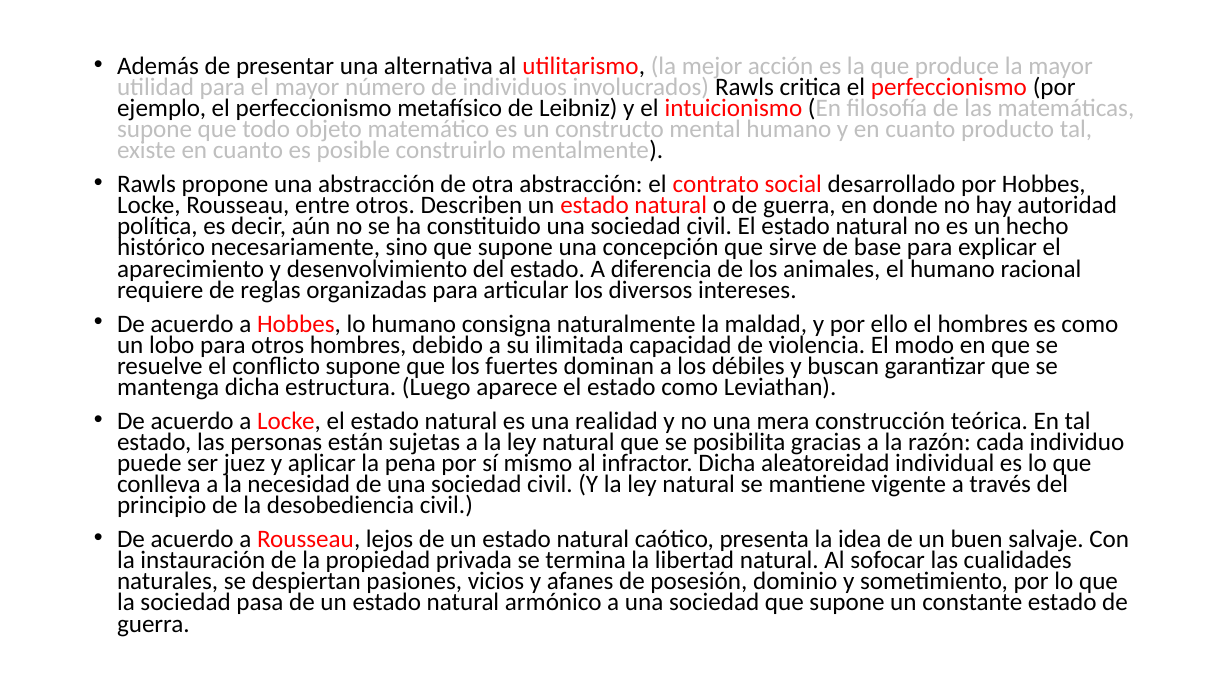
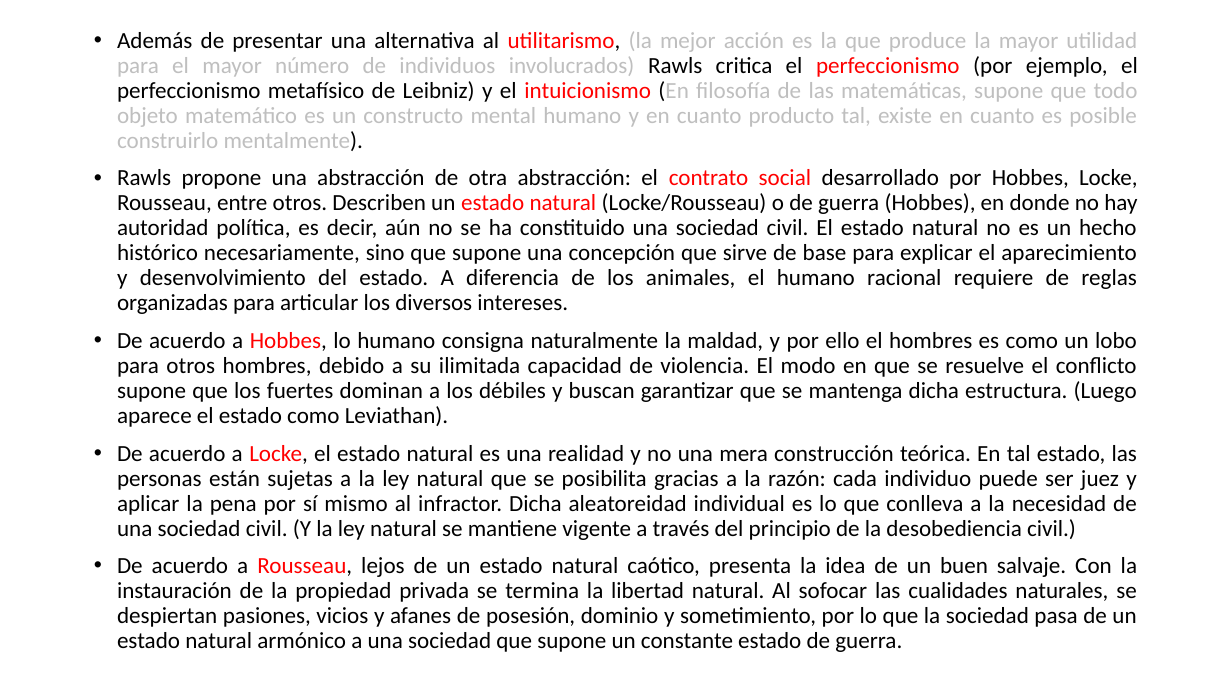
Before and after one commit to zaboltar/zaboltar.github.io, a slide deck: slide 3 of assets uarm/2019 sol-penscri-justfilpol/John Rawls - Justice as Fairness.pptx. Drawn at 1232x693 pixels with LibreOffice and Linux fonts; fonts in the diff are those of the drawing. Boxes give left, top, right and bottom in pixels: in the first picture for what was removed or moved away, otherwise in the second. Text is boxed around its words. In the diff, an @@ line names an element or a change of style, - is before the commit and + after.

Commit message:
rawls2

```diff
--- a/assets uarm/2019 sol-penscri-justfilpol/John Rawls - Justice as Fairness.pptx
+++ b/assets uarm/2019 sol-penscri-justfilpol/John Rawls - Justice as Fairness.pptx
@@ text "Además de presentar una alternativa ...": place and size @@
-text "Además de presentar una alternativa ..." at box(117, 56, 1135, 637)
+text "Además de presentar una alternativa ..." at box(117, 31, 1138, 652)
@@ text at box(117, 31, 1138, 652): size 19.6 to 18 pt in "Además de presentar una alternativa al utilitarismo, ...", "De acuerdo a Hobbes, lo humano consigna ...", "De acuerdo a Locke, el estado natural ...", "De acuerdo a Rousseau, lejos de un ..."; alignment left to justified; line spacing 0.7 to 0.9 @@
@@ text at box(117, 169, 1138, 314): text changed; size 19.6 to 18 pt @@
-• Rawls propone una abstracción de otra abstracción: el contrato social desarrollado por Hobbes, Locke, Rousseau, entre otros. Describen un estado natural o de guerra, en donde no hay autoridad política, es decir, aún no se ha constituido una sociedad civil. El estado natural no es un hecho histórico necesariamente, sino que supone una concepción que sirve de base para explicar el aparecimiento y desenvolvimiento del estado. A diferencia de los animales, el humano racional requiere de reglas organizadas para articular los diversos intereses.
+• Rawls propone una abstracción de otra abstracción: el contrato social desarrollado por Hobbes, Locke, Rousseau, entre otros. Describen un estado natural (Locke/Rousseau) o de guerra (Hobbes), en donde no hay autoridad política, es decir, aún no se ha constituido una sociedad civil. El estado natural no es un hecho histórico necesariamente, sino que supone una concepción que sirve de base para explicar el aparecimiento y desenvolvimiento del estado. A diferencia de los animales, el humano racional requiere de reglas organizadas para articular los diversos intereses.
```
Also in this commit, not shown: 2 other slides changed, 3 slides added.
